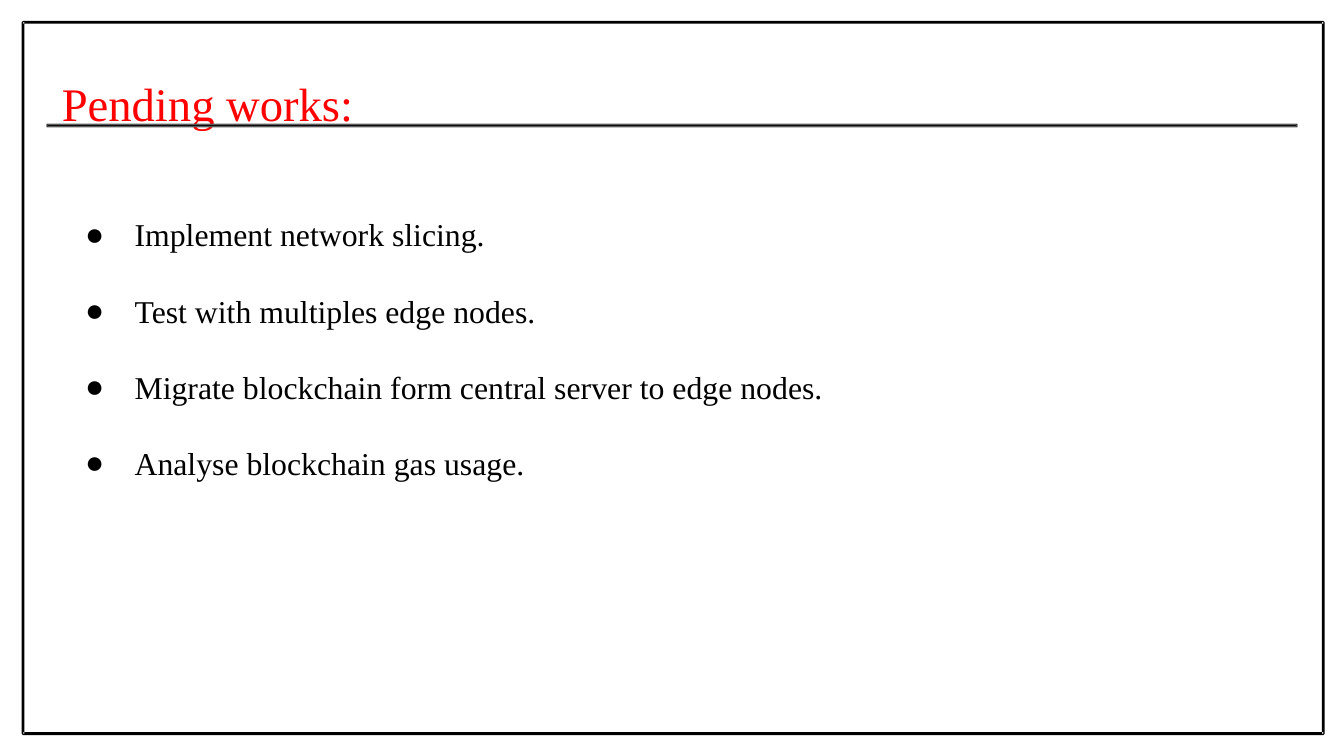
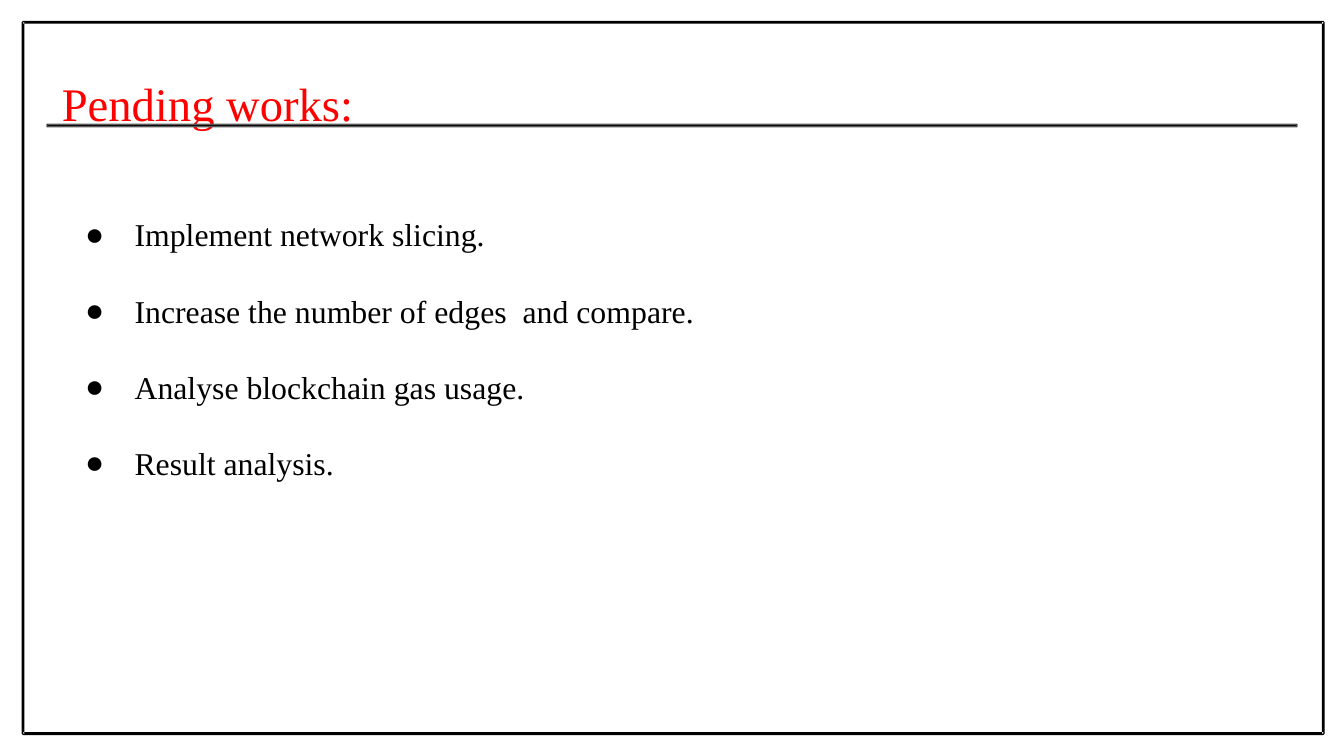
Before and after one commit to Prithiv-vijai/5g_MEC_Blockchain, a slide deck: slide 21 of files/Batch-4 First Review.pptx. Drawn at 1344x756 pixels with LibreOffice and Linux fonts; fonts in the diff are those of the drawing. Boxes give left, top, right and bottom in pixels: in the first picture for what was removed or moved away, otherwise in the second. Text is boxed around its words. In the diff, an @@ line names an element or a change of style, - is before the commit and + after.

```diff
--- a/files/Batch-4 First Review.pptx
+++ b/files/Batch-4 First Review.pptx
@@ text at box(135, 300, 693, 329): text changed @@
-● Test with multiples edge nodes.
-● Migrate blockchain form central server to edge nodes.
+● Increase the number of edges and compare.
@@ text at box(135, 453, 334, 481): paragraph added @@
+● Result analysis.
```
Also in this commit, not shown: 7 other slides changed, 1 slide added, 20 other files.
